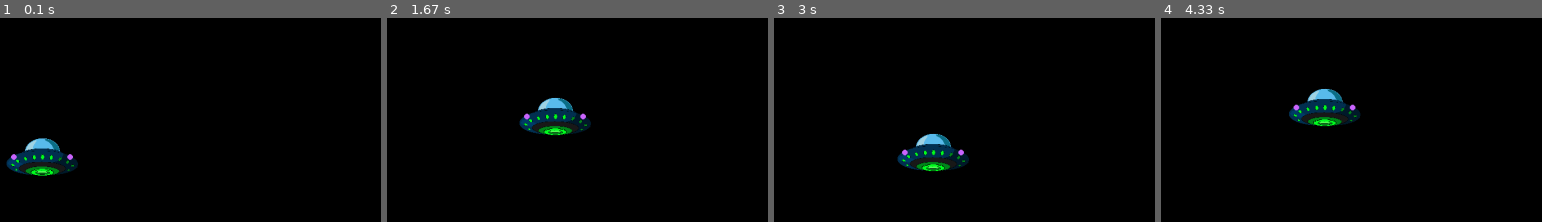
Above: before the commit, frames 1-4 (left to right).
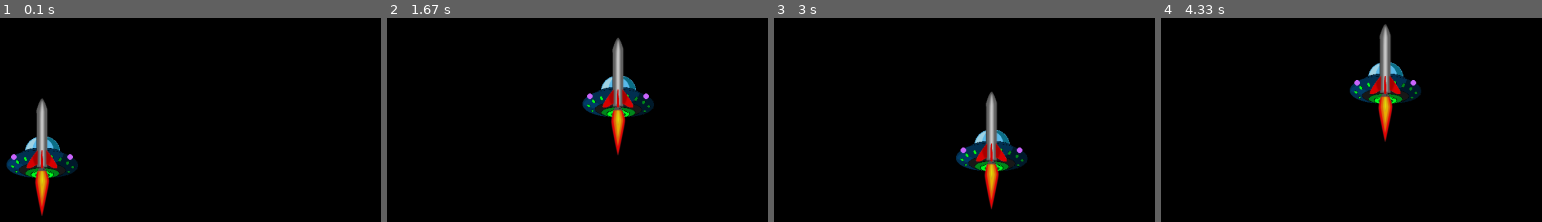
Above: after the commit, the same moments.

Repository: KATINEW0413/PyGame
Game: pygame game, started from FirstPyGame.py
Two runs of this game, one before a commit and one after it. Both use one fixed random seed, a clock stepped at 60 frames per second and the inputs below.
Inputs:
- Up to frame 1 (0.1 s): no input
- Up to frame 2 (1.67 s): hold Space 0.33-0.8 s; hold Right 0.33-0.8 s; hold Right 0.83-1.3 s; hold Up 1.33-1.63 s
- Up to frame 3 (3 s): hold Right 1.67-2.13 s; hold Left 2.17-2.7 s; hold Down from 2.73 s (still down)
- Up to frame 4 (4.33 s): release Down at 3.03 s; hold Left 3.07-3.47 s; hold Up 3.5-3.87 s; hold Right from 3.9 s (still down)

The runs differ from the first frame. In frame 1, 2.4% of the frame differs, in the area x 1-21%, y 39-98%; in frame 2, 5.4%; in frame 3, 5.2%; in frame 4, 5.4%, in the area x 33-69%, y 2-61%.

Commit message:
미사일 추가
원래 클래스를 사용하여 더 간편하게 코드를 짜려고 하였으나 튜토리얼 2개를 동시어 보느라 2개가 꼬여버림....... 그래서 그냥 미사일 이미지 밖에 추가 못함...

다른 수정한 것들 :
(ssmiddlesize, mmmiddlesize)배열 만듦, 불필요한 코드 삭제, space 버튼 추가(아직 하는 건 없음)

다음에 해야 할 것들 :
미사일 발사하기

Diff:
--- a/FirstPyGame.py
+++ b/FirstPyGame.py
@@ -3,6 +3,8 @@
 pygame.init()
 
 size = [1600, 900]
+ssmiddlesize = [128, 76]
+mmmiddlesize = [55, 210]
 
 screen = pygame.display.set_mode(size)
 pygame.display.set_caption("PyGame made by MJ")
@@ -16,20 +18,21 @@
 down_go = False
 right_go = False
 left_go = False
-
-ssmiddlesize1 = 128
-ssmiddlesize2 = 67
+space_go = False
 
 ss = pygame.image.load("C:\Python\PyGame\SpaceShip.png").convert_alpha()
-ss = pygame.transform.scale(ss, (ssmiddlesize1, ssmiddlesize2))
+ss = pygame.transform.scale(ss, (ssmiddlesize[0], ssmiddlesize[1]))
 
-sms_x = round(ssmiddlesize1/2)
-sms_y = round(ssmiddlesize2/2)
+mm = pygame.image.load("C:\Python\PyGame\Missile.png").convert_alpha()
+mm = pygame.transform.scale(mm, (mmmiddlesize[0], mmmiddlesize[1]))
 
-to_x = 0
-to_y = 0
+sms_x = round(ssmiddlesize[0]/2)
+sms_y = round(ssmiddlesize[1]/2)
 
-move = 4
+mms_x = round(mmmiddlesize[0]/2)
+mms_y = round(mmmiddlesize[1]/2)
+
+move = 6
 
 play = True
 
@@ -47,6 +50,8 @@
                 right_go = True
             if event.key == pygame.K_LEFT:
                 left_go = True
+            if event.key == pygame.K_SPACE:
+                space_go = True
         if event.type == pygame.KEYUP:
             if event.key == pygame.K_UP:
                 up_go = False
@@ -56,7 +61,8 @@
                 right_go = False
             if event.key == pygame.K_LEFT:
                 left_go = False
-
+            if event.key == pygame.K_SPACE:
+                space_go = False
     if up_go == True:
         y_pos -= move
         if y_pos <= 0:
@@ -76,6 +82,8 @@
 
     screen.fill((0, 0, 0))
     screen.blit(ss, (x_pos-sms_x, y_pos-sms_y))
+    screen.blit(mm, (x_pos-mms_x, y_pos-mms_y))
+
     pygame.draw.circle(screen, (204, 102, 255), (x_pos-50, y_pos), 5)
     pygame.draw.circle(screen, (204, 102, 255), (x_pos+50, y_pos), 5)
     pygame.display.update()
Binary file added: Missile.png
